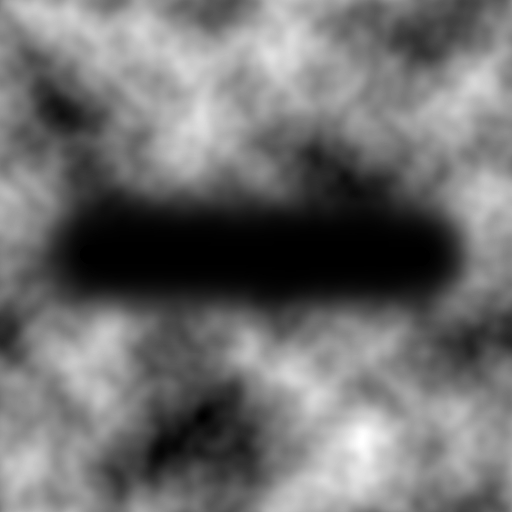
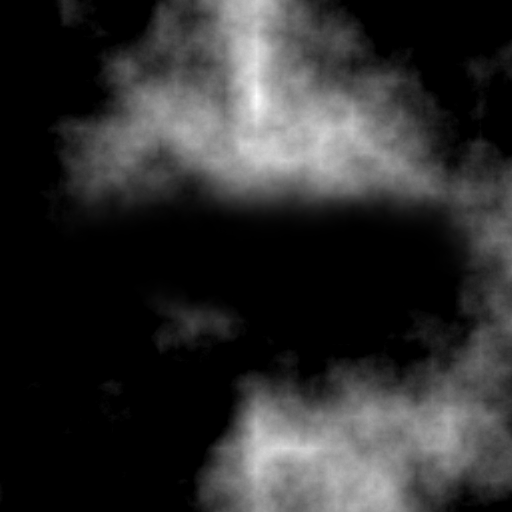
Layered file, before and after one edit (512x512). Changes by layer:
renamed "bottom" to "prova.png", painted on it over [0, 0, 512, 512]
